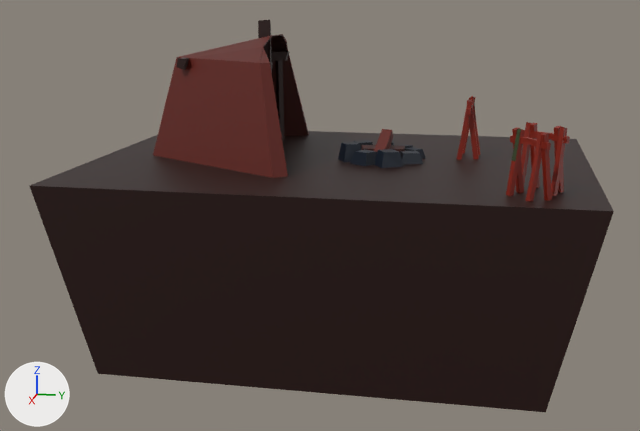
The Blender file models/buildings/leatherworker.blend: old version first, new version second.
The view is the same before and after, from a 50 mm lens placed at (28.75, 5.02, 4.9), pointed at (0.42, -0.65, -2.18). The axes (+X, +Y, +Z) are drawn at lower left. The lights are the same throughout.

The older version as bpy lines, for what is in view:
```python
me_cube_012 = bpy.data.meshes.new('Cube.012')
me_cube_012.from_pydata(...)  # 426 vertices, 338 faces; spans x -1.0..1.0, y -1.0..1.0, z -4.57..2.99
me_cube_012.materials.append(mat_colormaterial)  # picture img_pallete_png_001
ob_cube_002 = bpy.data.objects.new('Cube.002', me_cube_012)
ob_cube_002.location = (0.0, 0.0, 0.0)
ob_cube_002.scale = (6.0, 8.0, 1.4)
```
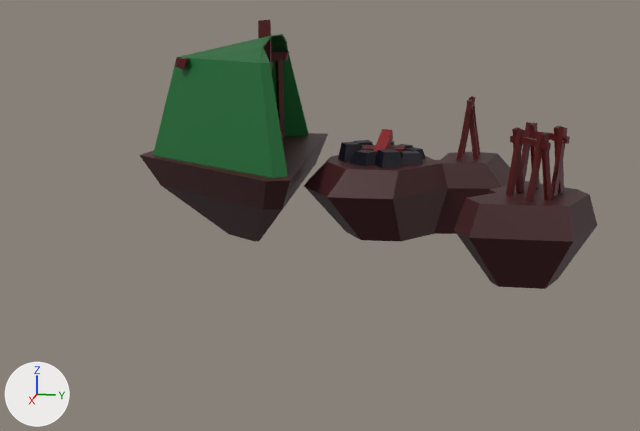
Where the change shows, as pixel boxes [x1, y1, x2, y2] in the pictures (640 x 431 px):
'Cube.002', reshaped: before [30, 20, 614, 412]; after [140, 20, 597, 289]
part 1 of me_cube_012, added (brown): after [304, 152, 510, 242]
part 2 of me_cube_012, added (brown): after [454, 181, 597, 289]
part 3 of me_cube_012, built on: before [30, 131, 614, 412]; after [140, 133, 328, 241]
part 4 of me_cube_012, recoloured (brown to green): [153, 20, 570, 202] in both

Patch to the scene script:
```diff
--- a/models/buildings/leatherworker.blend.py
+++ b/models/buildings/leatherworker.blend.py
@@ img_new_pallete_png @@
+img_new_pallete_png = load_image('new_pallete.png', '../new_pallete.png', 8, 8, 'sRGB')
@@ mat_material @@
+mat_material = principled_material('Material')
+mat_material.texture = img_new_pallete_png
@@ me_cube_012 @@
 # used by ob_cube_002; location = (0.0, 0.0, 0.0); scale = (6.0, 8.0, 1.4)
-me_cube_012.from_pydata(...)  # 426 vertices, 338 faces; spans x -1.0..1.0, y -1.0..1.0, z -4.57..2.99
+me_cube_012.from_pydata(...)  # 559 vertices, 446 faces; spans x -1.0..1.01, y -1.0..1.0, z -4.57..2.99
+# me_cube_012 part 1: a new loose piece of 39 vertices spanning x -0.47..0.4, y -0.15..0.72, z -1.94..-0.22, in mat_material (picture img_new_pallete_png)
+# me_cube_012 part 2: a new loose piece of 27 vertices spanning x 0.37..1.01, y 0.5..0.98, z -1.97..-0.22, in mat_material (picture img_new_pallete_png)
+# me_cube_012 part 3
+# 9 faces are deleted
+# 67 vertices are added at x -1.0..1.0, y -0.86..-0.04, z -2.35..-0.22
+# 65 new faces join them
+# me_cube_012 part 4: 329 faces spanning x -0.89..0.89, y -0.8..0.87, z -0.54..2.99 switch from mat_colormaterial (picture img_pallete_png_001) to mat_material (picture img_new_pallete_png)
```
